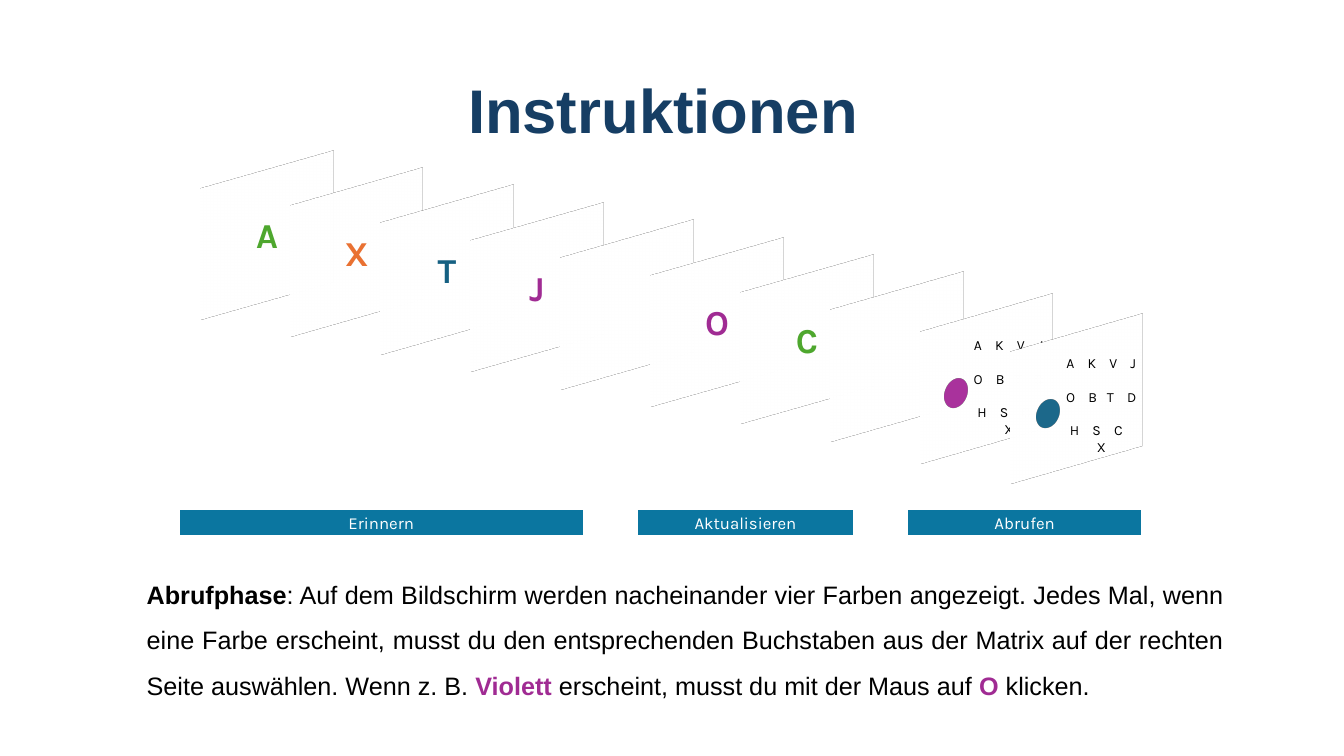
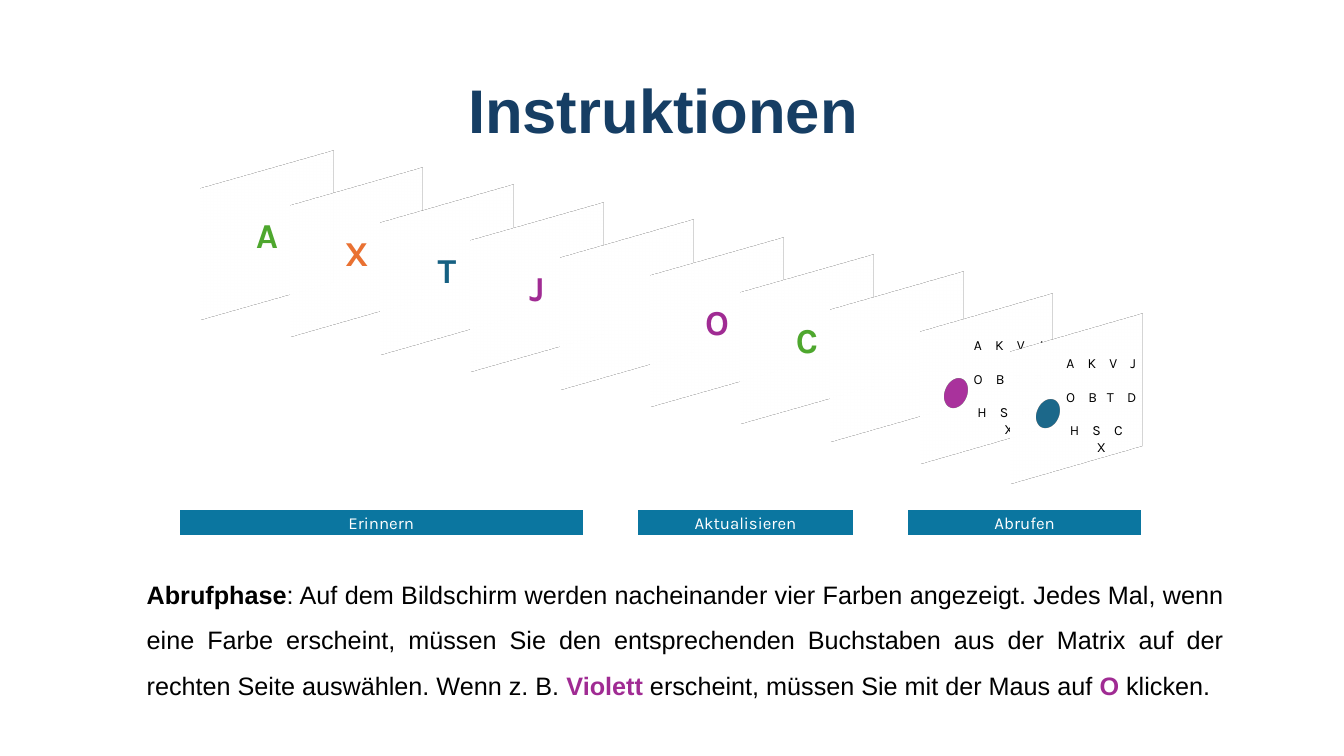
Before and after one commit to GidonFrischkorn/Ambizione-IndividualDifferencesStudy, a slide deck: slide 4 of tasks/letter-updating-task/assets/images/instruction-de/instruction.pptx. Drawn at 1344x756 pixels with LibreOffice and Linux fonts; fonts in the diff are those of the drawing. Boxes give left, top, right and bottom in pixels: in the first picture for what was removed or moved away, otherwise in the second. Text is boxed around its words. In the diff, an @@ line names an element or a change of style, - is before the commit and + after.

```diff
--- a/tasks/letter-updating-task/assets/images/instruction-de/instruction.pptx
+++ b/tasks/letter-updating-task/assets/images/instruction-de/instruction.pptx
@@ text at bbox=[147, 585, 1223, 699]: text changed @@
-Abrufphase: Auf dem Bildschirm werden nacheinander vier Farben angezeigt. Jedes Mal, wenn eine Farbe erscheint, musst du den entsprechenden Buchstaben aus der Matrix auf der rechten Seite auswählen. Wenn z. B. Violett erscheint, musst du mit der Maus auf O klicken.
+Abrufphase: Auf dem Bildschirm werden nacheinander vier Farben angezeigt. Jedes Mal, wenn eine Farbe erscheint, müssen Sie den entsprechenden Buchstaben aus der Matrix auf der rechten Seite auswählen. Wenn z. B. Violett erscheint, müssen Sie mit der Maus auf O klicken.
```
Also in this commit, not shown: 2 other slides changed, 4 other files.
